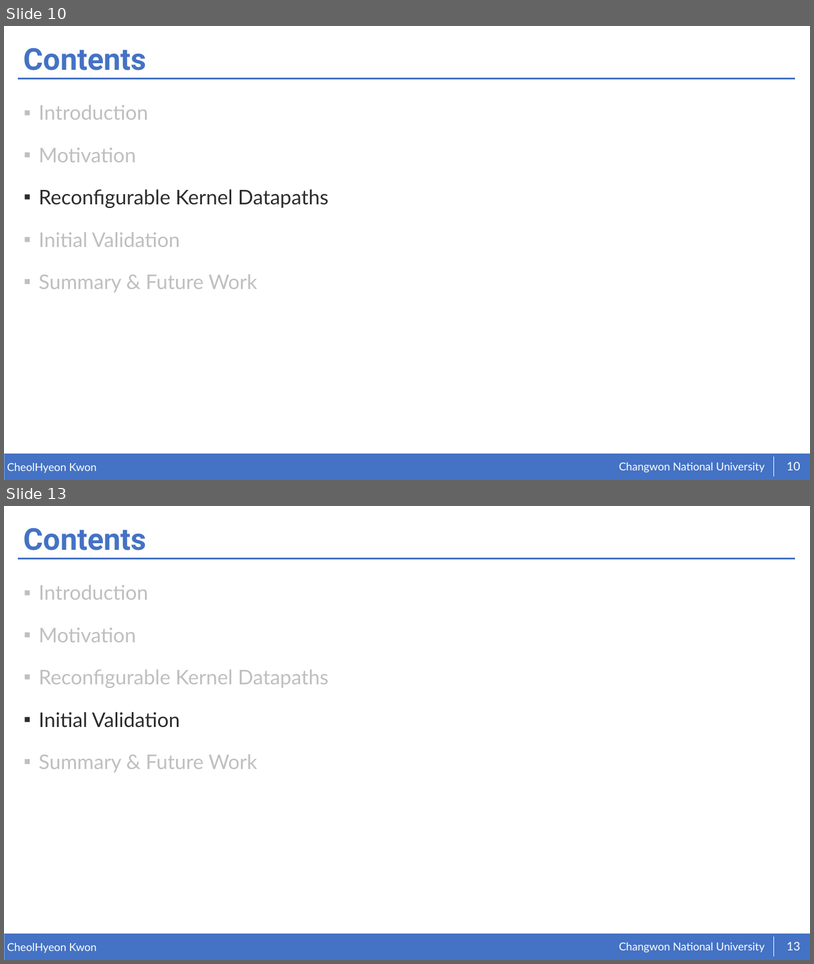
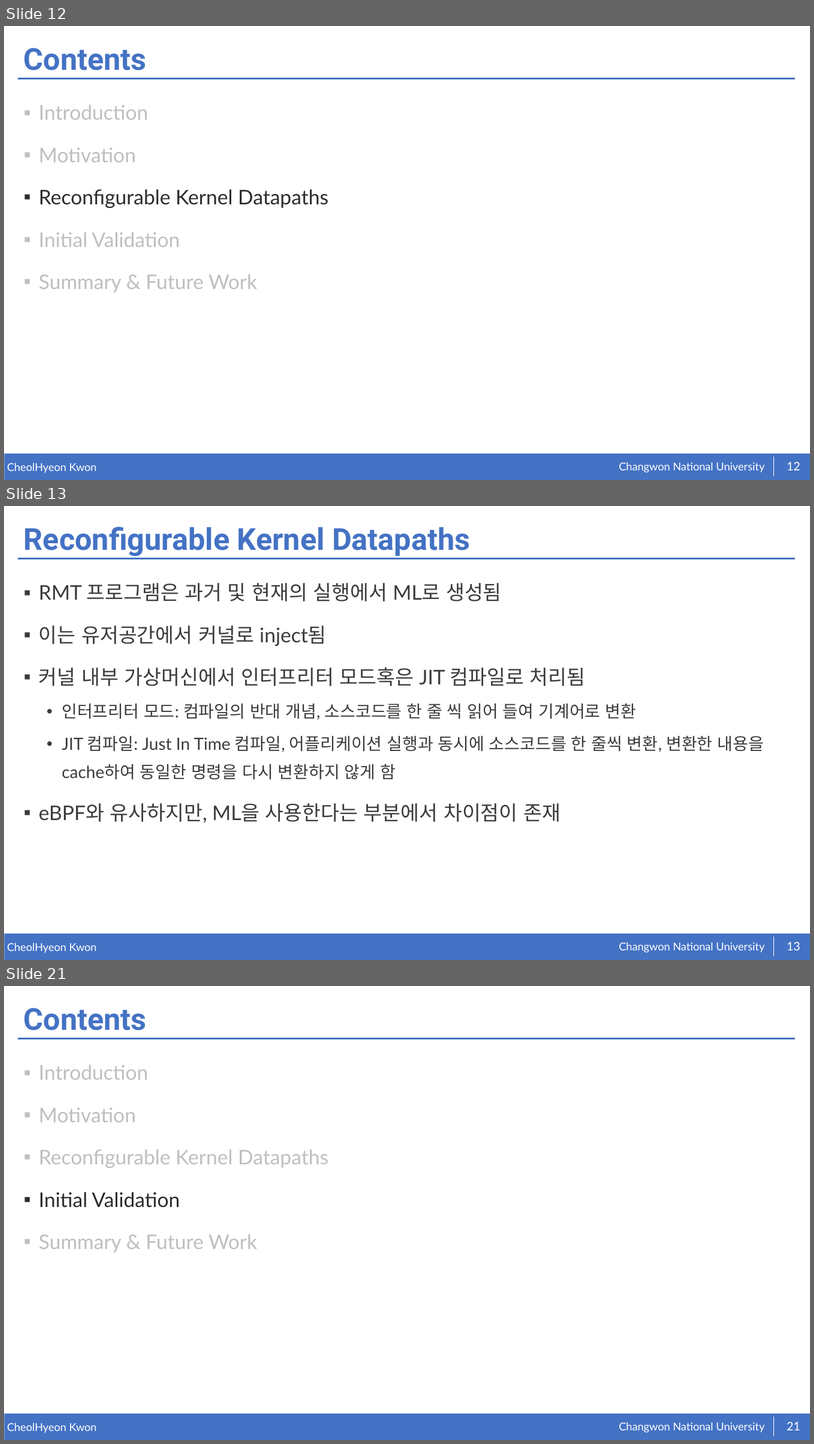
Before and after one commit to kkcchh9999/Studied_in_NOSLab, a slide deck: presentation/Toward Reconfigurable Kernel Datapaths with Learned Optimizations.pptx. Shown one above the other, each under a label of ours: slides 10 and 13 before the commit, slides 12, 13 and 21 after it; the slides between them are not shown. The pictures are 814x964 and 814x1444 pixels, drawn with LibreOffice and Linux fonts; fonts in the diff are those of the drawing. Boxes give left, top, right and bottom in pixels: in the first picture for what was removed or moved away, otherwise in the second. Text is boxed around its words. In the diff, an @@ line names an element or a change of style, - is before the commit and + after.

```diff
--- a/presentation/Toward Reconfigurable Kernel Datapaths with Learned Optimizations.pptx
+++ b/presentation/Toward Reconfigurable Kernel Datapaths with Learned Optimizations.pptx
@@ slide 13 added at [4,506,810,960], background #FFFFFF; not listed: 5 template elements that a slide beside it also shows @@
@@ title added at [24,526,470,556], 36 pt, text #4472C4, bold @@
+Reconfigurable Kernel Datapaths
@@ text added at [39,583,764,823], 20 pt, text #3B3B3B @@
+▪ RMT 프로그램은 과거 및 현재의 실행에서 ML로 생성됨
+▪ 이는 유저공간에서 커널로 inject됨
+▪ 커널 내부 가상머신에서 인터프리터 모드혹은 JIT 컴파일로 처리됨
+  • 인터프리터 모드: 컴파일의 반대 개념, 소스코드를 한 줄 씩 읽어 들여 기계어로 변환
+  • JIT 컴파일: Just In Time 컴파일, 어플리케이션 실행과 동시에 소스코드를 한 줄씩 변환, 변환한 내용을 cache하여 동일한 명령을 다시 변환하지 않게 함
+▪ eBPF와 유사하지만, ML을 사용한다는 부분에서 차이점이 존재
@@ page number added at [787,942,801,950], 14 pt, text #FFFFFF @@
+13
@@ what was slide 10 is now slide 12 @@
@@ page number at [787,462,801,470]: text changed @@
-10
+12
@@ what was slide 13 is now slide 21 @@
@@ page number at [787,1422,801,1430]: text changed @@
-13
+21
```
Also in this commit, not shown: 10 slides changed, 7 other slides added.
